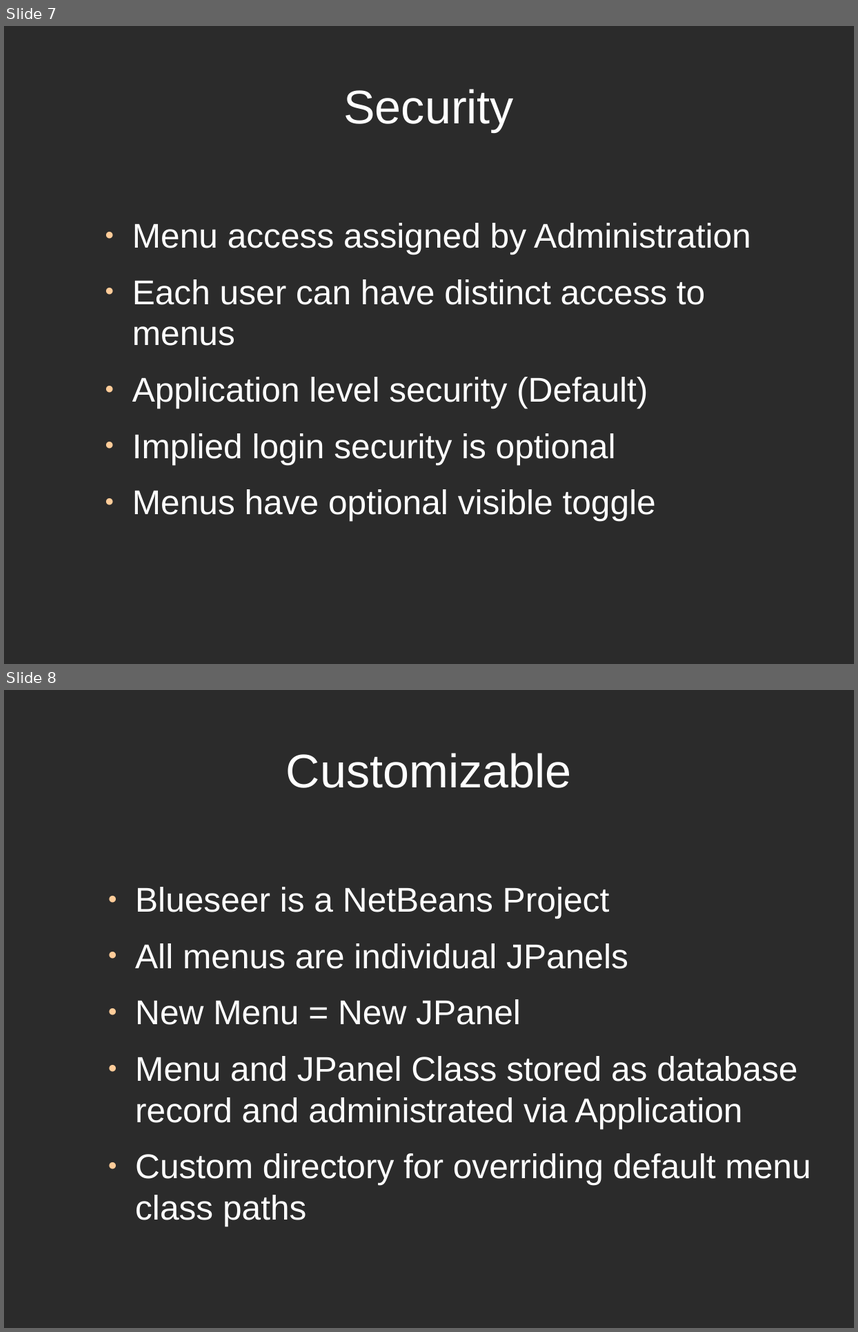
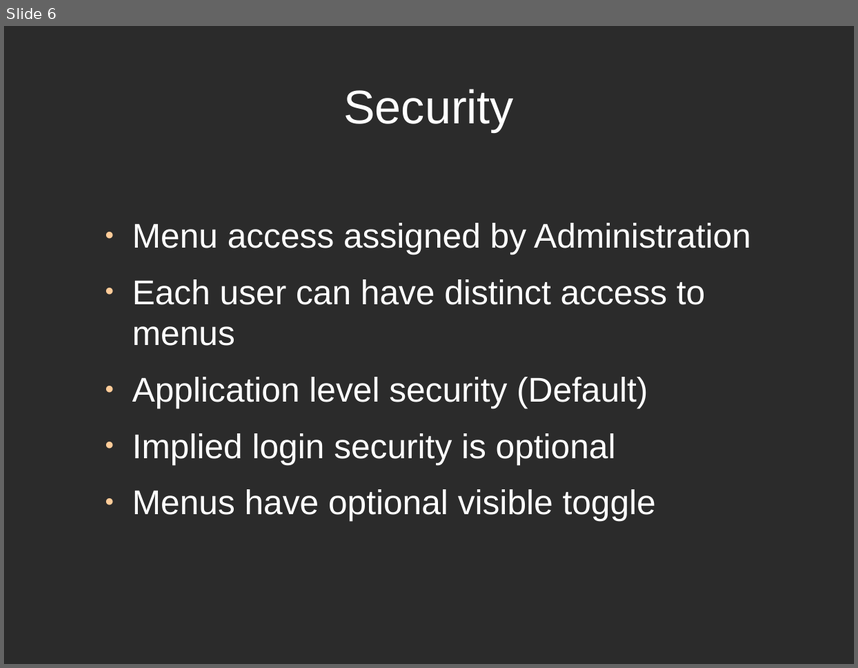
Before and after one commit to blueseerERP/blueseer, a slide deck: documentation/blueseer.odp. Shown one above the other, each under a label of ours: slides 7 and 8 before the commit, slide 6 after it. The pictures are 858x1332 and 858x668 pixels, drawn with LibreOffice and Linux fonts; fonts in the diff are those of the drawing; background and template pictures are left out; a plain dark background stands for a picture behind light text. Boxes give left, top, right and bottom in pixels: in the first picture for what was removed or moved away, otherwise in the second. Text is boxed around its words. In the diff, an @@ line names an element or a change of style, - is before the commit and + after.

```diff
--- a/documentation/blueseer.odp
+++ b/documentation/blueseer.odp
@@ slide 8 removed at [4, 690, 854, 1328], background picture (left out) @@
@@ title removed at [286, 753, 572, 788] @@
-Customizable
@@ text removed at [135, 887, 811, 1225] @@
-● Blueseer is a NetBeans Project
-● All menus are individual JPanels
-● New Menu = New JPanel
-● Menu and JPanel Class stored as database record and administrated via Application
-● Custom directory for overriding default menu class paths
@@ what was slide 7 is now slide 6 @@
```
Also in this commit, not shown: 4 slides changed, 1 other slide removed, 4 other files.
